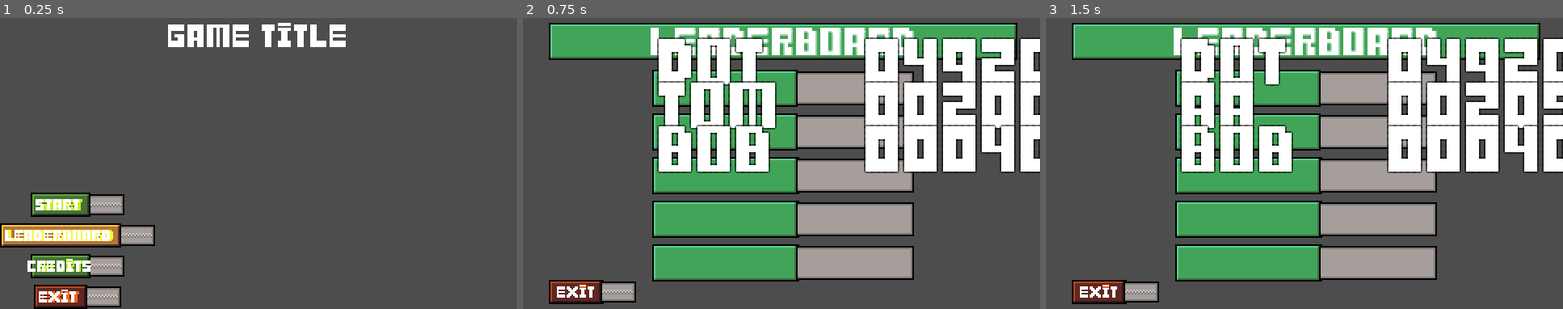
Above: before the commit, frames 1-3 (left to right).
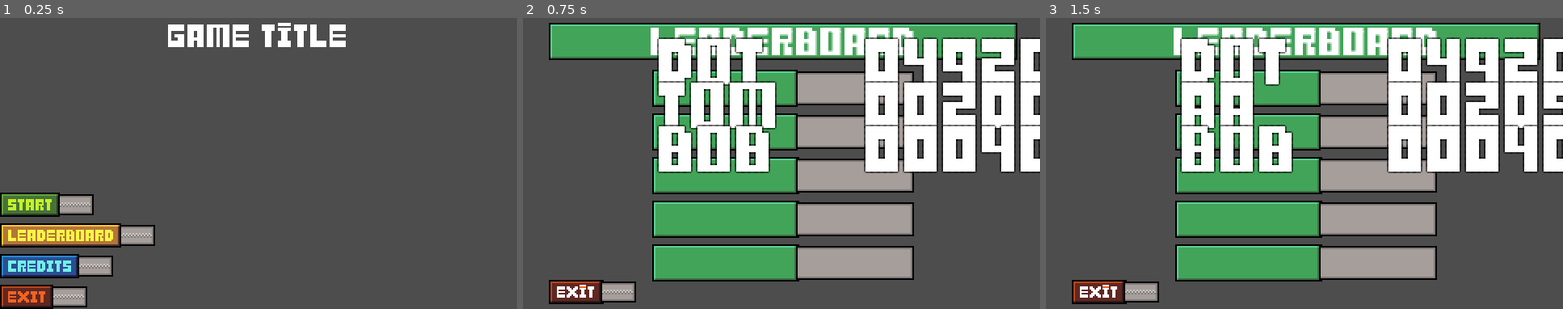
Above: after the commit, the same moments.

Repository: eagle-eye-scouter/GGJ_BubbleBlowing
Game: Godot game, scene res://scenes/main_menu.tscn
The game is run twice, just before and just after one commit, with the same random seed, the same clock (stepped at 60 frames per second) and the same inputs. This scene is started directly instead of the project's main scene.
Inputs (mouse positions are in pixels of both pictures, inside the frame that each line leads up to):
- Up to frame 1 (0.25 s): no input
- Up to frame 2 (0.75 s): click (600, 236) at 0.5 s
- Up to frame 3 (1.5 s): tap Enter (ui_accept) at 1.25 s; hold D (player_right) from 1.28 s (still down); hold Space (player_breath) from 1.28 s (still down)

The runs differ from the first frame. In frame 1, 5.5% of the frame differs, in the area x 0-25%, y 60-100%; in frame 2, nothing differs; in frame 3, nothing differs.

Commit message:
Replaced Buttons

Diff:
--- a/scenes/main_menu.tscn
+++ b/scenes/main_menu.tscn
@@ -1,13 +1,15 @@
-[gd_scene load_steps=9 format=3 uid="uid://bkqeenp2sn04y"]
+[gd_scene load_steps=11 format=3 uid="uid://bkqeenp2sn04y"]
 
 [ext_resource type="Script" path="res://scripts/main_menu.gd" id="1_w5eq5"]
-[ext_resource type="Texture2D" uid="uid://35cecvq6j3at" path="res://assets/sprites/UI/green_default.png" id="3_64272"]
-[ext_resource type="Texture2D" uid="uid://cb4a6yn52gfhb" path="res://assets/sprites/UI/green_clicked.png" id="4_5sen0"]
+[ext_resource type="Texture2D" uid="uid://behf5fm1xw3vq" path="res://assets/sprites/UI/green_default.png" id="3_64272"]
+[ext_resource type="Texture2D" uid="uid://dubmdmvu8uobe" path="res://assets/sprites/UI/green_clicked.png" id="4_5sen0"]
 [ext_resource type="FontFile" uid="uid://bgcbrfthfm6i2" path="res://fonts/Bubblegum.ttf" id="5_05bwl"]
-[ext_resource type="Texture2D" uid="uid://bfxvbp41u6lry" path="res://assets/sprites/UI/gold_default_long.png" id="5_u7jre"]
-[ext_resource type="Texture2D" uid="uid://ddwegci17pbl7" path="res://assets/sprites/UI/red_default.png" id="6_cewoy"]
-[ext_resource type="Texture2D" uid="uid://rpu40exkrikh" path="res://assets/sprites/UI/gold_default_clicked_long.png" id="6_hqmv1"]
-[ext_resource type="Texture2D" uid="uid://c20q2e800njmi" path="res://assets/sprites/UI/red_clicked.png" id="7_bmg56"]
+[ext_resource type="Texture2D" uid="uid://dkxwv25a2l6m4" path="res://assets/sprites/UI/gold_default_long.png" id="5_u7jre"]
+[ext_resource type="Texture2D" uid="uid://dciiike1b5yla" path="res://assets/sprites/UI/red_default.png" id="6_cewoy"]
+[ext_resource type="Texture2D" uid="uid://dii45e3im21kr" path="res://assets/sprites/UI/gold_default_clicked_long.png" id="6_hqmv1"]
+[ext_resource type="Texture2D" uid="uid://bbgmsg4814thb" path="res://assets/sprites/UI/red_clicked.png" id="7_bmg56"]
+[ext_resource type="Texture2D" uid="uid://qbn3njarh3lq" path="res://assets/sprites/UI/blue_default.png" id="7_r1vig"]
+[ext_resource type="Texture2D" uid="uid://1r2o1ws2irb3" path="res://assets/sprites/UI/blue_clicked.png" id="8_44jes"]
 
 [node name="MainMenu" type="Control"]
 layout_mode = 3
@@ -46,65 +48,21 @@
 layout_mode = 2
 texture_normal = ExtResource("3_64272")
 texture_pressed = ExtResource("4_5sen0")
-stretch_mode = 3
-
-[node name="Label" type="Label" parent="VBoxContainer/TextureButtonStart"]
-layout_mode = 0
-offset_left = 22.0
-offset_top = 6.0
-offset_right = 50.0
-offset_bottom = 14.0
-theme_override_fonts/font = ExtResource("5_05bwl")
-theme_override_font_sizes/font_size = 8
-text = "Start"
 
 [node name="TextureButtonLeaderboard" type="TextureButton" parent="VBoxContainer"]
 layout_mode = 2
 texture_normal = ExtResource("5_u7jre")
 texture_pressed = ExtResource("6_hqmv1")
-stretch_mode = 3
-
-[node name="Label" type="Label" parent="VBoxContainer/TextureButtonLeaderboard"]
-layout_mode = 0
-offset_left = 3.0
-offset_top = 6.0
-offset_right = 69.0
-offset_bottom = 14.0
-theme_override_fonts/font = ExtResource("5_05bwl")
-theme_override_font_sizes/font_size = 8
-text = "Leaderboard"
 
 [node name="TextureButtonCredits" type="TextureButton" parent="VBoxContainer"]
 layout_mode = 2
-texture_normal = ExtResource("3_64272")
-texture_pressed = ExtResource("4_5sen0")
-stretch_mode = 3
-
-[node name="Label" type="Label" parent="VBoxContainer/TextureButtonCredits"]
-layout_mode = 0
-offset_left = 17.0
-offset_top = 6.0
-offset_right = 57.0
-offset_bottom = 14.0
-theme_override_fonts/font = ExtResource("5_05bwl")
-theme_override_font_sizes/font_size = 8
-text = "Credits"
+texture_normal = ExtResource("7_r1vig")
+texture_pressed = ExtResource("8_44jes")
 
 [node name="TextureButtonExit" type="TextureButton" parent="VBoxContainer"]
 layout_mode = 2
 texture_normal = ExtResource("6_cewoy")
 texture_pressed = ExtResource("7_bmg56")
-stretch_mode = 5
-
-[node name="Label" type="Label" parent="VBoxContainer/TextureButtonExit"]
-layout_mode = 0
-offset_left = 24.0
-offset_top = 6.0
-offset_right = 52.0
-offset_bottom = 14.0
-theme_override_fonts/font = ExtResource("5_05bwl")
-theme_override_font_sizes/font_size = 8
-text = "Exit"
 
 [connection signal="pressed" from="VBoxContainer/TextureButtonStart" to="." method="_on_texture_button_start_pressed"]
 [connection signal="pressed" from="VBoxContainer/TextureButtonLeaderboard" to="." method="_on_texture_button_leaderboard_pressed"]
